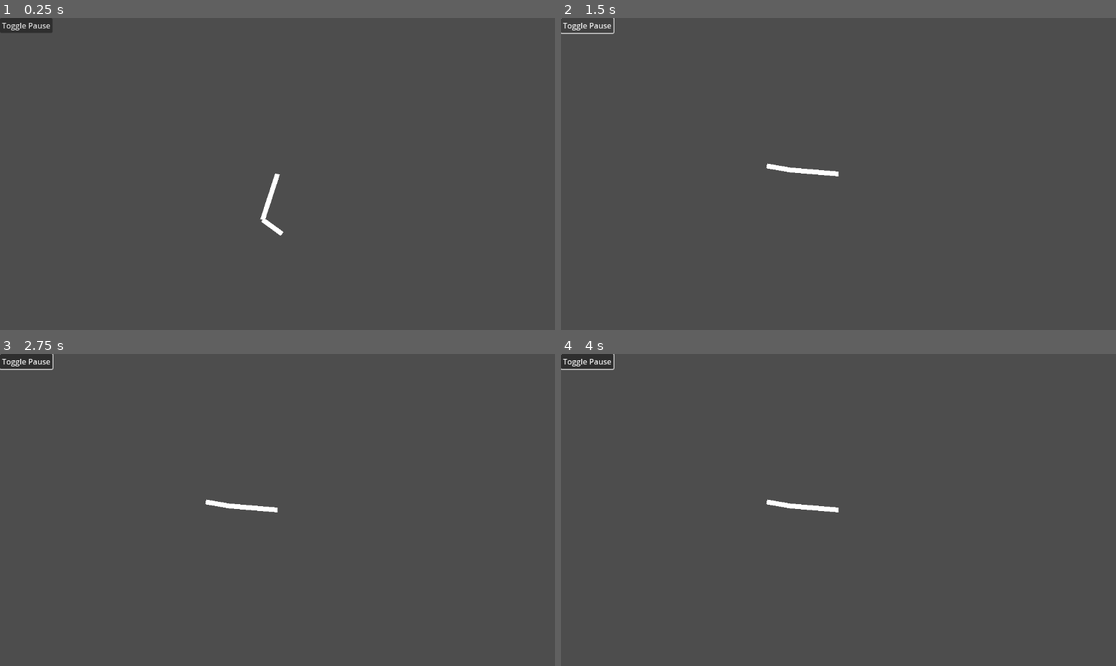
Above: before the commit, frames 1-4 (two rows, left to right).
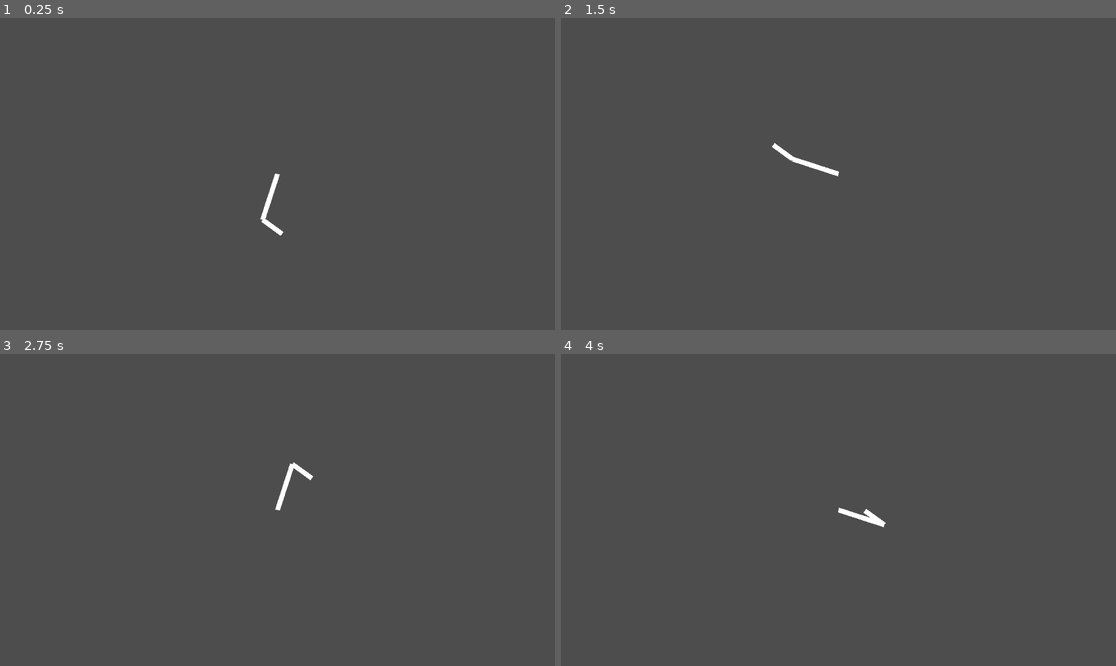
Above: after the commit, the same moments.

Repository: Logocea/EpicCycles
Game: Godot game, scene res://Scenes/EpicScene/epic_scene.tscn
Same seed, same stepped clock (60 frames per second), same inputs: the game is played once before the commit and once after it. The project has no main scene, so this scene is started directly.
Inputs (mouse positions are in pixels of both pictures, inside the frame that each line leads up to):
- Up to frame 1 (0.25 s): no input
- Up to frame 2 (1.5 s): move the mouse to (960, 158) at 0.52 s; click (588, 24) at 1.25 s, where only the run before the commit has a clickable "Toggle Pause"
- Up to frame 3 (2.75 s): move the mouse to (166, 525) at 2.02 s
- Up to frame 4 (4 s): move the mouse to (894, 441) at 2.77 s; move the mouse to (810, 572) at 3.52 s

The runs differ from the first frame. In frame 1, 0.4% of the frame differs, in the area x 0-10%, y 0-5%; in frame 2, 0.5%; in frame 3, 0.9%, in the area x 0-57%, y 0-51%; in frame 4, 0.9%.

Commit message:
Implemented mousehover over epicycle line detection

Diff:
--- a/Scenes/EpicScene/epic_scene.tscn
+++ b/Scenes/EpicScene/epic_scene.tscn
@@ -23,6 +23,7 @@
 rotational_period = 2.5
 
 [node name="CanvasLayer" type="CanvasLayer" parent="."]
+visible = false
 
 [node name="EpicSceneUI" type="Control" parent="CanvasLayer"]
 layout_mode = 3
--- a/Scenes/Epicycle/epicycle.gd
+++ b/Scenes/Epicycle/epicycle.gd
@@ -15,34 +15,49 @@
 var parent_epicycle_node: Node2D
 
 func update_parent_epicycle(new_path: NodePath) -> void:
-    parent_epicycle = new_path
-    parent_epicycle_node = get_node(parent_epicycle)
+	parent_epicycle = new_path
+	parent_epicycle_node = get_node(parent_epicycle)
 
 func fix_time_passed(delta: float) -> void:
-    time_passed += delta
+	time_passed += delta
 
 func fix_angle() -> void:
-    current_angle = 2.0 * PI * 1.0/float(rotational_period) * time_passed
+	current_angle = 2.0 * PI * 1.0/float(rotational_period) * time_passed
 
 func fix_current_radius() -> void:
-    current_radius = canonical_radius.rotated(current_angle)
+	current_radius = canonical_radius.rotated(current_angle)
 
 func _ready() -> void:
-    if parent_epicycle:
-        update_parent_epicycle(parent_epicycle)
+	if parent_epicycle:
+		update_parent_epicycle(parent_epicycle)
 
 func apply_simulation_logic(delta: float) -> void:
-    if parent_epicycle_node:
-        global_position = parent_epicycle_node.global_position + parent_epicycle_node.current_radius
+	if parent_epicycle_node:
+		global_position = parent_epicycle_node.global_position + parent_epicycle_node.current_radius
 
-    fix_time_passed(delta)
-    fix_angle()
-    fix_current_radius()
+	fix_time_passed(delta)
+	fix_angle()
+	fix_current_radius()
 
 func update_visual_line() -> void:
-    visual_line.points[1] = current_radius
+	visual_line.points[1] = current_radius
+
+func update_collision_shape() -> void:
+	var shape: RectangleShape2D = RectangleShape2D.new()
+	shape.size = Vector2(canonical_radius.length(), 20)
+	var shape_node: CollisionShape2D = $Area2D/CollisionShape2D
+	shape_node.rotation = current_radius.angle()
+	shape_node.position = current_radius/2.0
+	shape_node.shape = shape
 
 func _physics_process(delta: float) -> void:
-    if sim_status.sim_running:
-        apply_simulation_logic(delta)
-        update_visual_line()
+	if sim_status.sim_running:
+		apply_simulation_logic(delta)
+		update_visual_line()
+		update_collision_shape()
+
+func _on_area_2d_mouse_entered() -> void:
+	$AnimationPlayer.play("line_hovered")
+
+func _on_area_2d_mouse_exited() -> void:
+	$AnimationPlayer.play("RESET")
--- a/Scenes/Epicycle/epicycle.tscn
+++ b/Scenes/Epicycle/epicycle.tscn
@@ -1,7 +1,44 @@
-[gd_scene load_steps=3 format=3 uid="uid://dp6a1l6ptshl5"]
+[gd_scene load_steps=6 format=3 uid="uid://dp6a1l6ptshl5"]
 
 [ext_resource type="Script" uid="uid://clkau0p1i6ww7" path="res://Scenes/Epicycle/epicycle.gd" id="1_qth7p"]
 [ext_resource type="Resource" uid="uid://d1g6bcgcvi7u8" path="res://Resources/SimStatus/sim_status.tres" id="2_5gx8g"]
+
+[sub_resource type="Animation" id="Animation_5gx8g"]
+resource_name = "line_hovered"
+length = 0.5
+tracks/0/type = "value"
+tracks/0/imported = false
+tracks/0/enabled = true
+tracks/0/path = NodePath("VisualLine:default_color")
+tracks/0/interp = 1
+tracks/0/loop_wrap = true
+tracks/0/keys = {
+"times": PackedFloat32Array(0, 0.5),
+"transitions": PackedFloat32Array(1, 0.203063),
+"update": 0,
+"values": [Color(1, 0, 0, 1), Color(1, 0, 0, 1)]
+}
+
+[sub_resource type="Animation" id="Animation_gc2c0"]
+length = 0.001
+tracks/0/type = "value"
+tracks/0/imported = false
+tracks/0/enabled = true
+tracks/0/path = NodePath("VisualLine:default_color")
+tracks/0/interp = 1
+tracks/0/loop_wrap = true
+tracks/0/keys = {
+"times": PackedFloat32Array(0),
+"transitions": PackedFloat32Array(1),
+"update": 0,
+"values": [Color(1, 1, 1, 1)]
+}
+
+[sub_resource type="AnimationLibrary" id="AnimationLibrary_h3uhf"]
+_data = {
+&"RESET": SubResource("Animation_gc2c0"),
+&"line_hovered": SubResource("Animation_5gx8g")
+}
 
 [node name="Epicycle" type="Node2D"]
 script = ExtResource("1_qth7p")
@@ -9,3 +46,15 @@
 
 [node name="VisualLine" type="Line2D" parent="."]
 points = PackedVector2Array(0, 0, 0, 0)
+
+[node name="AnimationPlayer" type="AnimationPlayer" parent="."]
+libraries = {
+&"": SubResource("AnimationLibrary_h3uhf")
+}
+
+[node name="Area2D" type="Area2D" parent="."]
+
+[node name="CollisionShape2D" type="CollisionShape2D" parent="Area2D"]
+
+[connection signal="mouse_entered" from="Area2D" to="." method="_on_area_2d_mouse_entered"]
+[connection signal="mouse_exited" from="Area2D" to="." method="_on_area_2d_mouse_exited"]
Not shown: 1 places in Scenes/EpicScene/epic_scene.tscn that only renumber resources
